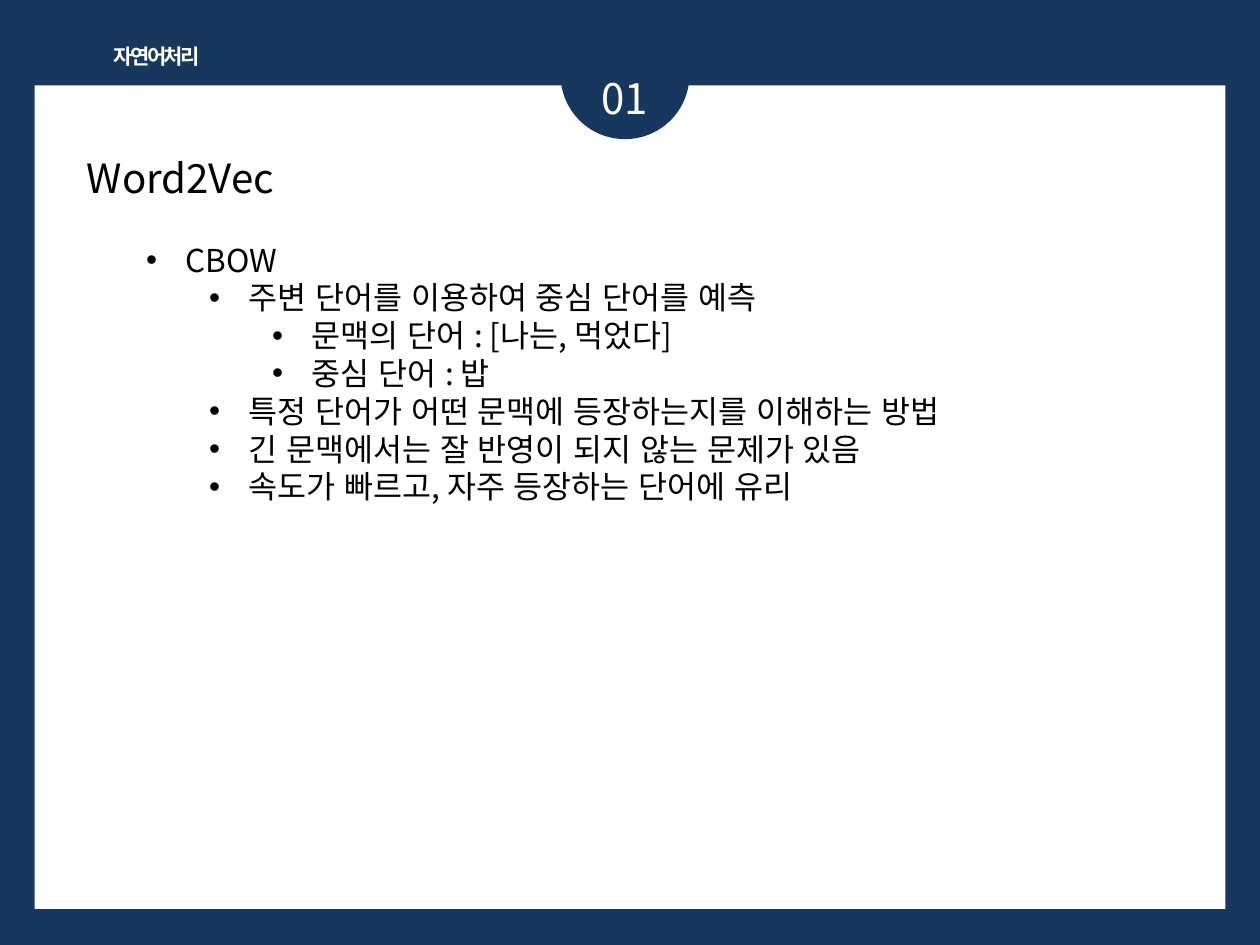
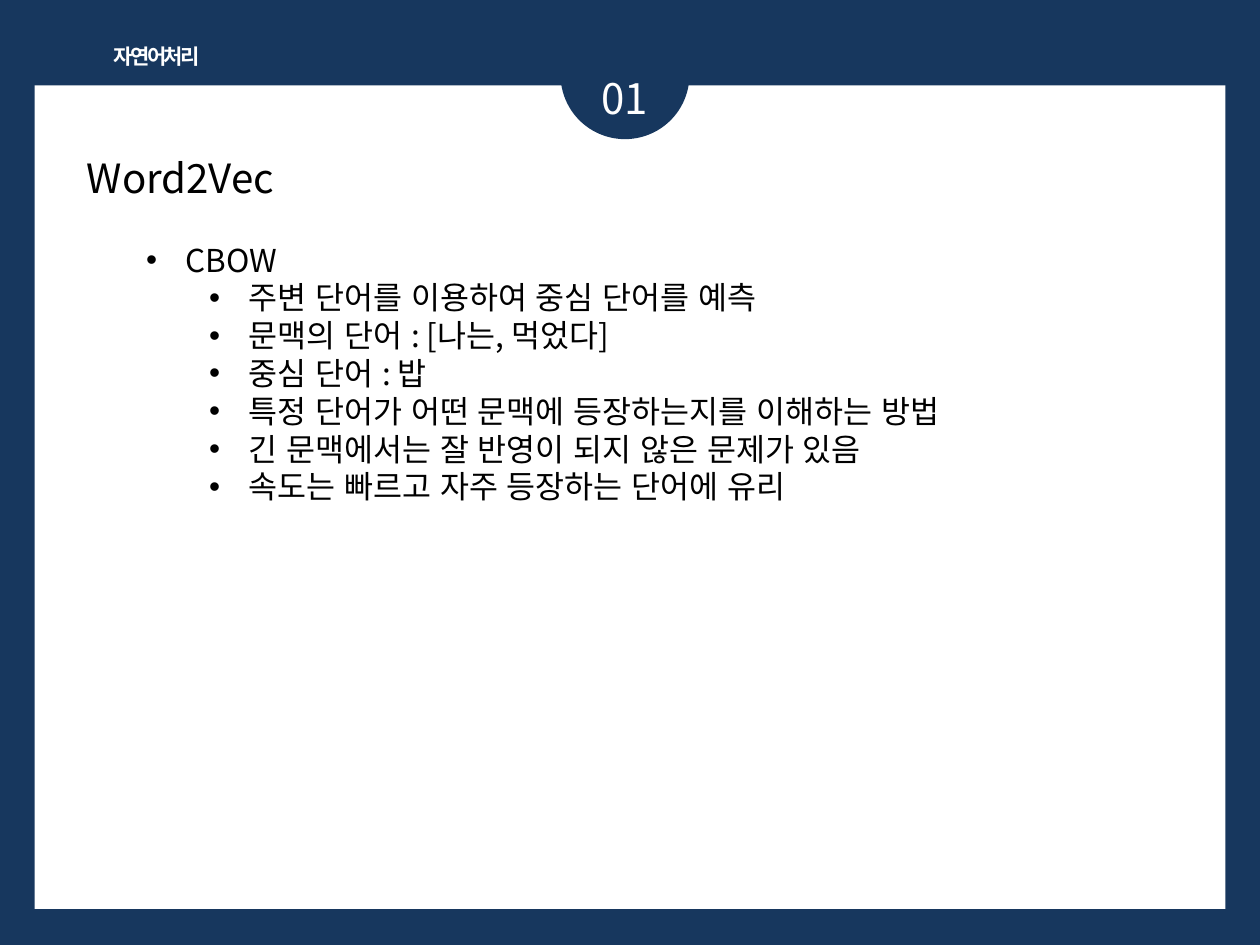
Before and after one commit to 1124apm/Multicam_2025, a slide deck: slide 4 of ppt/자연어_임베딩.pptx. Drawn at 1260x945 pixels with LibreOffice and Linux fonts; fonts in the diff are those of the drawing. Boxes give left, top, right and bottom in pixels: in the first picture for what was removed or moved away, otherwise in the second. Text is boxed around its words. In the diff, an @@ line names an element or a change of style, - is before the commit and + after.

```diff
--- a/ppt/자연어_임베딩.pptx
+++ b/ppt/자연어_임베딩.pptx
@@ text at (249, 321, 609, 388): list level 3 to 2 in "문맥의 단어 : [나는, 먹었다]"; list level 3 to 2 in "중심 단어 : 밥" @@
@@ text at (249, 435, 861, 501): text changed @@
-  • 긴 문맥에서는 잘 반영이 되지 않는 문제가 있음
-  • 속도가 빠르고, 자주 등장하는 단어에 유리
+  • 긴 문맥에서는 잘 반영이 되지 않은 문제가 있음
+  • 속도는 빠르고 자주 등장하는 단어에 유리
```
Also in this commit, not shown: 4 other slides changed, 10 slides added, 53 other files.
